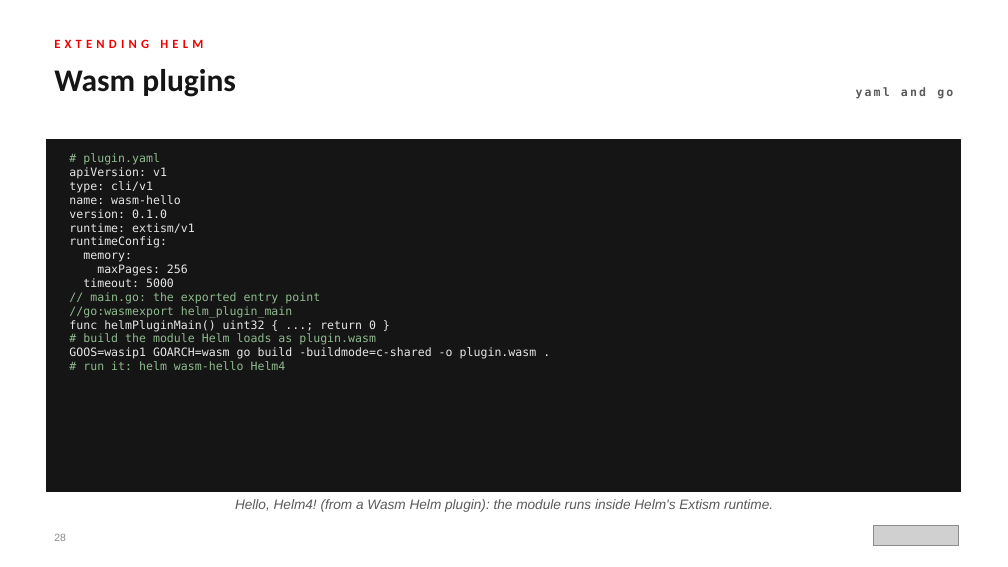
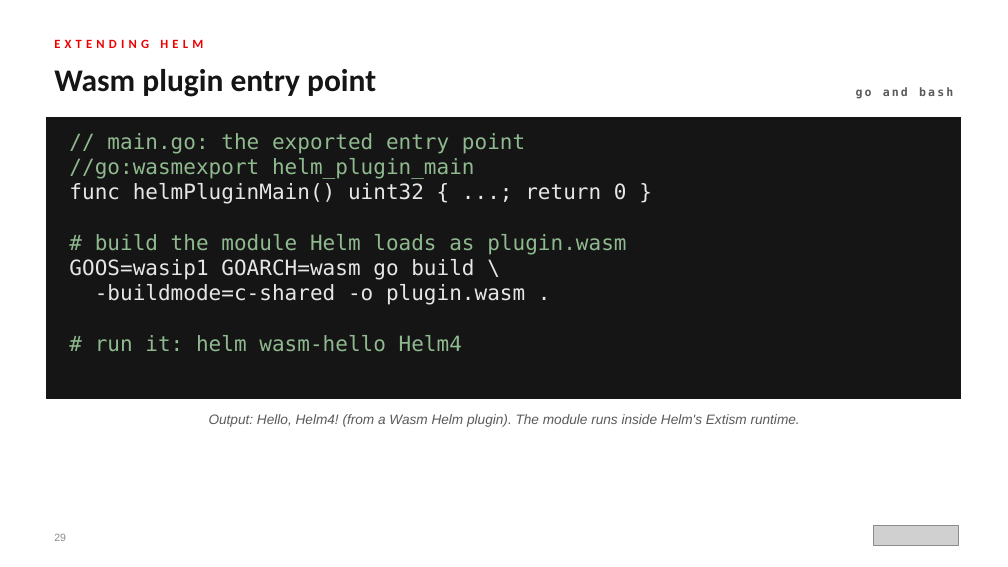
Before and after one commit to patterncatalyst/helm-for-developers, a slide deck: slide 29 of presentation/helm-201/Helm-201-r1.0.pptx (slide 28 before the commit). Drawn at 1008x567 pixels with LibreOffice and Linux fonts; fonts in the diff are those of the drawing; grey boxes stand for pictures. Boxes give left, top, right and bottom in pixels: in the first picture for what was removed or moved away, otherwise in the second. Text is boxed around its words. In the diff, an @@ line names an element or a change of style, - is before the commit and + after.

Commit message:
style(r1.0): Helm 201 deck voice pass, readability polish, diagram scale

```diff
--- a/presentation/helm-201/Helm-201-r1.0.pptx
+++ b/presentation/helm-201/Helm-201-r1.0.pptx
@@ text at bbox=[54, 69, 376, 97]: text changed @@
-Wasm plugins
+Wasm plugin entry point
@@ text at bbox=[856, 87, 953, 98]: text changed @@
-yaml and go
+go and bash
@@ rectangle: place and size @@
-rectangle at bbox=[47, 140, 961, 492]
+rectangle at bbox=[47, 117, 961, 399]
@@ text at bbox=[69, 133, 627, 352]: text changed; size 11 to 20 pt; text colour #E6E6E6 to #8FB98F @@
-# plugin.yaml
-apiVersion: v1
-type: cli/v1
-name: wasm-hello
-version: 0.1.0
-runtime: extism/v1
-runtimeConfig:
-memory:
-maxPages: 256
-timeout: 5000
-// main.go: the exported entry point
-//go:wasmexport helm_plugin_main
-func helmPluginMain() uint32 { ...; return 0 }
-# build the module Helm loads as plugin.wasm
-GOOS=wasip1 GOARCH=wasm go build -buildmode=c-shared -o plugin.wasm .
-# run it: helm wasm-hello Helm4
+// main.go: the exported entry point
+//go:wasmexport helm_plugin_main
+func helmPluginMain() uint32 { ...; return 0 }
+# build the module Helm loads as plugin.wasm
+GOOS=wasip1 GOARCH=wasm go build \
+-buildmode=c-shared -o plugin.wasm .
+# run it: helm wasm-hello Helm4
@@ text at bbox=[209, 414, 800, 427]: text changed @@
-Hello, Helm4! (from a Wasm Helm plugin): the module runs inside Helm's Extism runtime.
+Output: Hello, Helm4! (from a Wasm Helm plugin). The module runs inside Helm's Extism runtime.
```
Also in this commit, not shown: 30 other slides changed, 2 slides added, 31 other files.
